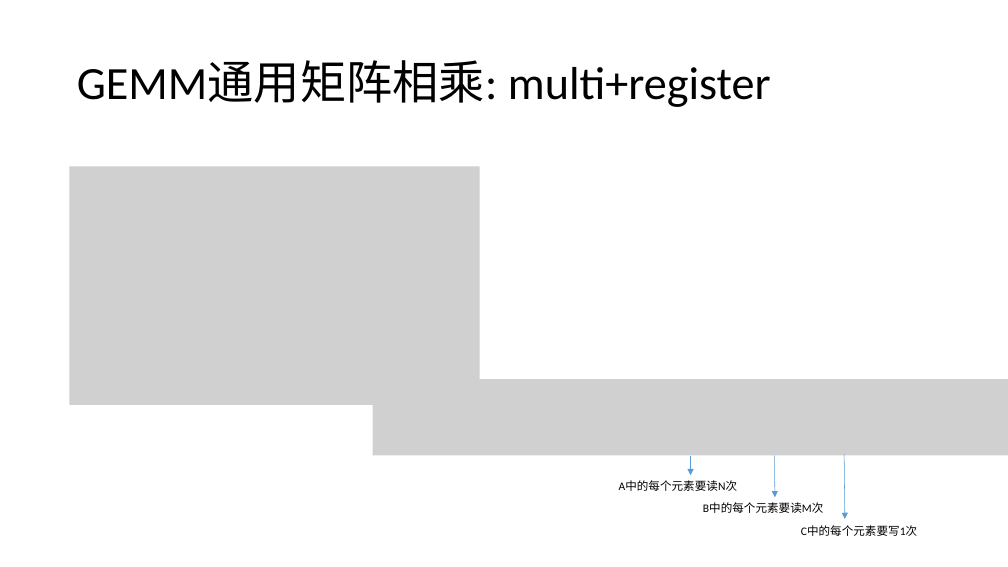
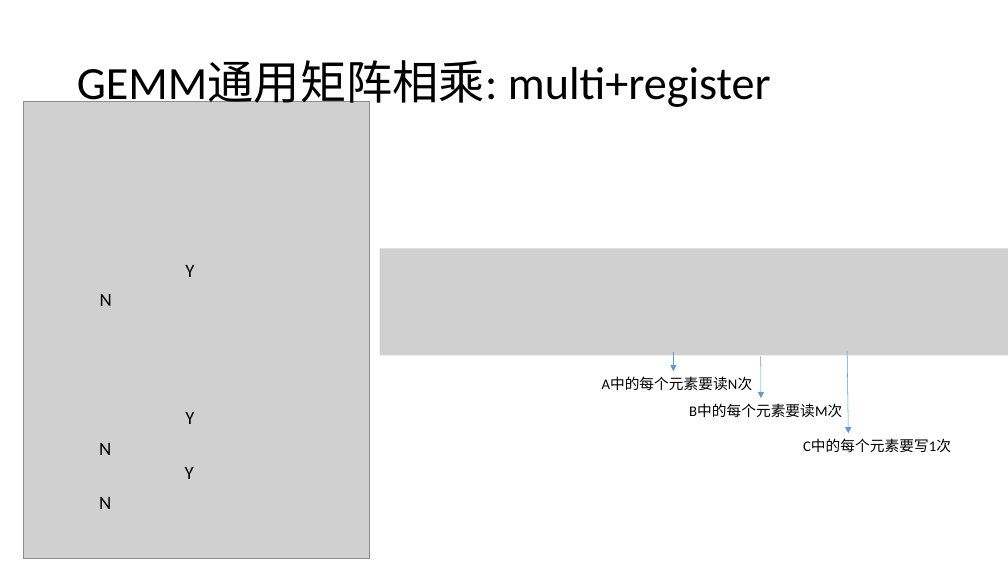
Before and after one commit to LeonJinC/Fast-Convolution-with-SIMD-and-GEMM, a slide deck: slide 12 of 结合SIMD和GEMM的快速卷积及其在高斯模糊中的应用.pptx (slide 10 before the commit). Drawn at 1008x567 pixels with LibreOffice and Linux fonts; fonts in the diff are those of the drawing; grey boxes stand for pictures. Boxes give left, top, right and bottom in pixels: in the first picture for what was removed or moved away, otherwise in the second. Text is boxed around its words. In the diff, an @@ line names an element or a change of style, - is before the commit and + after.

```diff
--- a/结合SIMD和GEMM的快速卷积及其在高斯模糊中的应用.pptx
+++ b/结合SIMD和GEMM的快速卷积及其在高斯模糊中的应用.pptx
@@ picture added at [23,101,369,558] @@
@@ picture removed at [70,166,480,405] @@
@@ picture added at [33,201,194,234] @@
@@ text added at [185,265,194,277], 18 pt, text #000000 @@
+Y
@@ picture added at [380,249,1008,356] @@
@@ text added at [100,294,112,306], 18 pt, text #000000 @@
+N
@@ picture added at [59,319,169,352] @@
@@ arrow moved from (691, 456) - (691, 476) to (674, 352) - (674, 371) @@
@@ arrow moved from (775, 456) - (775, 498) to (761, 356) - (761, 399) @@
@@ arrow moved from (845, 454) - (845, 520) to (848, 351) - (848, 433) @@
@@ picture removed at [373,380,1008,456] @@
@@ size 11 to 14 pt in 3 elements at [803,439,951,453], [689,404,842,418], [602,377,753,391] @@
@@ text "A中的每个元素要读N次": place and size @@
-text "A中的每个元素要读N次" at [619,481,737,491]
+text "A中的每个元素要读N次" at [602,377,753,391]
@@ text added at [185,412,194,424], 18 pt, text #000000 @@
+Y
@@ text "B中的每个元素要读M次": place and size @@
-text "B中的每个元素要读M次" at [703,503,824,513]
+text "B中的每个元素要读M次" at [689,404,842,418]
@@ text added at [99,443,111,455], 18 pt, text #000000 @@
+N
@@ text "C中的每个元素要写1次": place and size @@
-text "C中的每个元素要写1次" at [801,526,917,536]
+text "C中的每个元素要写1次" at [803,439,951,453]
@@ text added at [185,467,194,479], 18 pt, text #000000 @@
+Y
@@ text added at [99,497,111,509], 18 pt, text #000000 @@
+N
```
Also in this commit, not shown: 21 other slides changed, 4 slides added, 1 slide removed, 2 other files.
